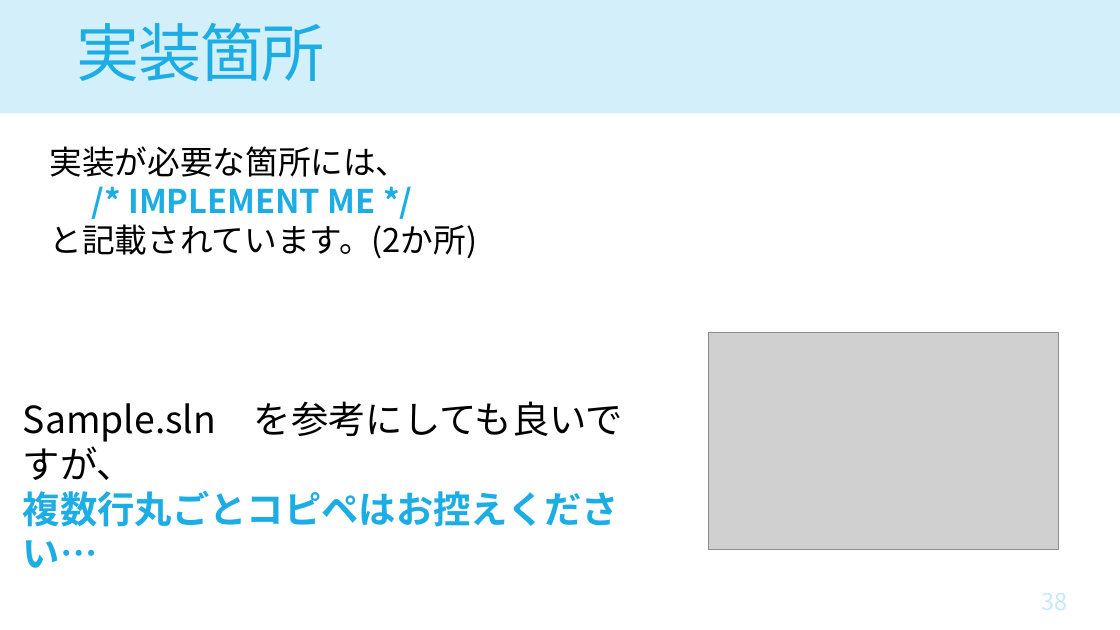
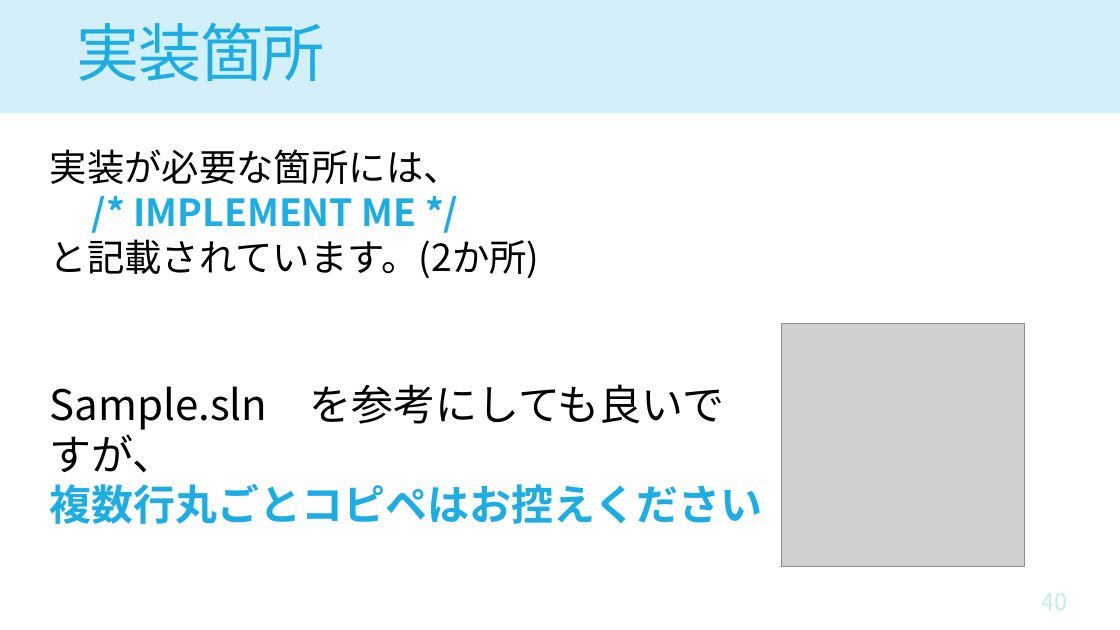
Before and after one commit to houkiboshiComet/Object-Detector-Hands-On, a slide deck: slide 40 of doc/CV_DNN_Hands-On2.pptx (slide 38 before the commit). Drawn at 1120x630 pixels with LibreOffice and Linux fonts; fonts in the diff are those of the drawing; grey boxes stand for pictures. Boxes give left, top, right and bottom in pixels: in the first picture for what was removed or moved away, otherwise in the second. Text is boxed around its words. In the diff, an @@ line names an element or a change of style, - is before the commit and + after.

```diff
--- a/doc/CV_DNN_Hands-On2.pptx
+++ b/doc/CV_DNN_Hands-On2.pptx
@@ text "実装が必要な箇所には、" at (x1=50, y1=149, x2=540, y2=278): size 28 to 32 pt @@
@@ picture resized from (x1=708, y1=333, x2=1059, y2=549) to (x1=782, y1=323, x2=1025, y2=566) @@
@@ text "Sample.sln を参考にしても良いですが、" moved from (x1=23, y1=401, x2=623, y2=568) to (x1=50, y1=384, x2=763, y2=524) @@
@@ text at (x1=50, y1=384, x2=724, y2=472): size 32 to 36 pt in "Sample.sln を参考にしても良いですが、" @@
@@ text at (x1=50, y1=484, x2=763, y2=524): text changed; size 32 to 36 pt @@
-複数行丸ごとコピペはお控えください…
+複数行丸ごとコピペはお控えください
```
Also in this commit, not shown: 6 other slides changed, 10 slides added, 30 slides removed, 2 other files.
